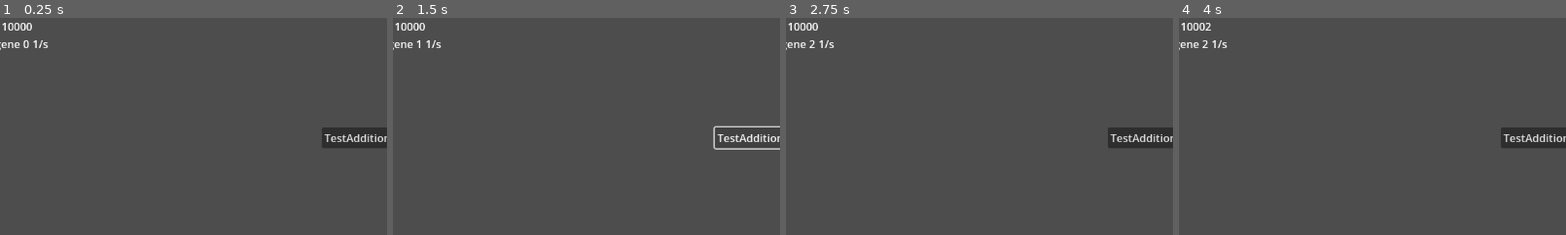
Above: before the commit, frames 1-4 (left to right).
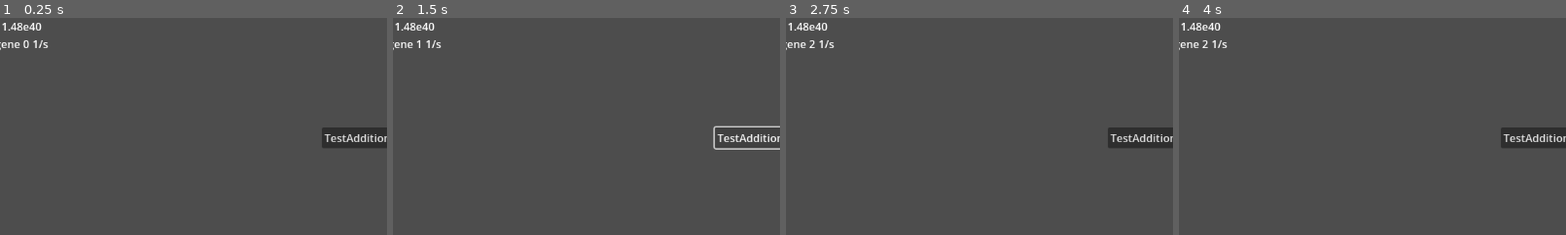
Above: after the commit, the same moments.

Repository: loquils/ASE
Game: Godot game, scene res://Design/Scenes/Game.tscn
Same seed, same stepped clock (60 frames per second), same inputs: the game is played once before the commit and once after it.
Inputs:
- Up to frame 1 (0.25 s): no input
- Up to frame 2 (1.5 s): click "Vendre Hydrogène" at 0.5 s; click "TestAddition" at 1.25 s
- Up to frame 3 (2.75 s): click "||| |||" at 2 s
- Up to frame 4 (4 s): click "Vendre Hydrogène" at 2.75 s; click "||| |||" at 3.5 s
The pictures show only the part of the screen within x 5-55%, y 0-50%; the shares and areas given below are measured in that part.

The runs differ from the first frame. In frame 1, 0.2% of the frame differs, in the area x 2-11%, y 2-6%; in frame 2, 0.2%; in frame 3, 0.2%; in frame 4, 0.2%.

Commit message:
Suite CustomNumber
Ajout methode divideByTwo
Correction méthode puissance, mais toujours un problème sur les calculs, au niveau 113 pendant 4 niveau on a un saut a e30 alors qu'on est a e17.

Diff:
--- a/Game/Classes/Atome.gd
+++ b/Game/Classes/Atome.gd
@@ -29,6 +29,7 @@
 func GetPrixAttribut(attribut):
 	var poww = attribut.CoefficientAchat.power(attribut.Niveau)
 	var prix = attribut.PrixBaseAmelio.multiply(poww)
+	#prix.prints()
 	return prix
 
 #Retourne le coefficient d'augmentation des attributs.
--- a/Game/Script/ButtonAttribut.gd
+++ b/Game/Script/ButtonAttribut.gd
@@ -4,8 +4,6 @@
 
 func _set_var(attribut):
 	Attribut = attribut
-	print("Dans attribut " + attribut.Name)
-	print(str(Attribut.Niveau) + " | " + str(Attribut.Atome.GetPrixAttribut(Attribut)))
 	$VBoxContainer/NomLabel.text = Attribut.Name
 	$VBoxContainer/Niveau.text = "Niv." + str(Attribut.Niveau)
 	$VBoxContainer/Prix.text = str(Attribut.Atome.GetPrixAttribut(Attribut)) + " C"
@@ -15,8 +13,8 @@
 	pressed.connect(RechercheClick.AttributButtonEventTrigger.bind(Attribut))
 
 func _process(delta):
-	$VBoxContainer/Niveau.text = "Niv." + Attribut.Niveau._to_string()
-	$VBoxContainer/Prix.text = Attribut.Atome.GetPrixAttribut(Attribut)._to_string() + " C"
+	$VBoxContainer/Niveau.text = "Niv." + str(Attribut.Niveau)
+	$VBoxContainer/Prix.text = str(Attribut.Atome.GetPrixAttribut(Attribut)) + " C"
 
 	if Attribut.Atome.GetPrixAttribut(Attribut).compare(RessourceManager.Coins) > 0:
 		disabled = true
--- a/Game/Script/CanvasPresentationAttributs.gd
+++ b/Game/Script/CanvasPresentationAttributs.gd
@@ -33,8 +33,6 @@
 		#On test si le bouton est disabled ou pas : donc si on a assez de tous les atomes qu'on a besoin
 		var testForOk = true
 		for priceAtomeName in Atome.AtomePriceForUnlocking:
-			RessourceManager.QuantiteesAtomes[priceAtomeName].prints()
-			Atome.AtomePriceForUnlocking[priceAtomeName].prints()
 			if RessourceManager.QuantiteesAtomes[priceAtomeName].compare(Atome.AtomePriceForUnlocking[priceAtomeName]) < 0:
 				testForOk = false
 
--- a/Game/Script/CustomNumber.gd
+++ b/Game/Script/CustomNumber.gd
@@ -4,9 +4,22 @@
 var expo
 
 func _init(deci:float = 0.0, ex:int = 0):
-	decimal = deci
-	expo = ex
-
+	decimal = float(deci)
+	expo = int(ex)
+
+	#var posDot = str(decimal).find(".")
+	#if posDot >= 1:
+	#	decimal = RoundFloat5Decimal(decimal / (10 ** (posDot - 1)))
+	#	expo += posDot - 1
+
+	#if posDot == -1:
+	#	expo += str(decimal).length() - 1
+	#	decimal = RoundFloat5Decimal(decimal / (10 ** (str(decimal).length() - 1)))
+
+	#Si on a des 0 avant la virgule, il faut les virer
+	#while str(decimal)[0] == "0":
+	#	decimal = RoundFloat5Decimal(decimal * 10)
+	#	expo -= 1
 
 #Permet d'additionner deux chiffre en notation comme on a
 func add(numberToAdd:CustomNumber):
@@ -42,8 +55,13 @@
 		if posDot >= 1:
 			newDecimal = RoundFloat5Decimal(newDecimal / (10 ** (posDot - 1)))
 			newExpo += posDot - 1
+
+		if posDot == -1:
+			newExpo += str(newDecimal).length() - 1
+			newDecimal = RoundFloat5Decimal(newDecimal / (10 ** (str(newDecimal).length() - 1)))
+
+
 	return CustomNumber.new(newDecimal, newExpo)
-
 
 #Permet de soustraire deux chiffre en notation comme on a
 func minus(numberToMinus:CustomNumber):
@@ -60,7 +78,6 @@
 
 	return CustomNumber.new(newDecimal, newExpo)
 
-
 #Permet de multiplier deux CustomNumber
 func multiply(numberMultiply:CustomNumber):
 	var newDeci = decimal * numberMultiply.decimal
@@ -75,12 +92,87 @@
 	return CustomNumber.new(newDeci, newExpo)
 
 
-func power(numberPower:CustomNumber):
-	if self.compare(numberPower) == 0:
+func power2(numberPower:CustomNumber):
+	if CustomNumber.new().compare(numberPower) == 0:
 		return CustomNumber.new(1.0)
+
+	print("Deci2 : " + str(decimal) + " Expo2 : " + str(expo))
+	print("powerDeci1 : " + str(numberPower.decimal) + " powerExpo : " + str(numberPower.expo))
 
 	var newDeci = pow(decimal, numberPower.decimal)
 	var newExpo = expo * numberPower.expo
+
+	print("newDeci20 : " + str(newDeci) + " newExpo20 : " + str(newExpo))
+
+	#Si on a plus de 1 chiffre avant la virgule, on re-arrange
+	#var posDot = str(newDeci).find(".")
+	#if posDot >= 1:
+	#	newDeci = RoundFloat5Decimal(newDeci / (10 ** (posDot - 1)))
+	#	newExpo += posDot - 1
+
+	#if posDot == -1:
+	#	newExpo += str(newDeci).length() - 1
+	#	newDeci = RoundFloat5Decimal(newDeci / (10 ** (str(newDeci).length() - 1)))
+
+	return CustomNumber.new(newDeci, newExpo)
+
+func power(numberPower:CustomNumber):
+	var yDeci = 1.0
+	var yExpo = 0
+
+	var newDeci = decimal
+	var newExpo = expo
+
+	if numberPower.compare(CustomNumber.new()) == 0:
+		return CustomNumber.new(1.0)
+
+	if numberPower.expo <= 3:
+		while numberPower.compare(CustomNumber.new(1.0)) > 0:
+			if int(numberPower.decimal * (10**numberPower.expo)) % 2 == 0:
+				newExpo *= 2
+				newDeci **= 2
+				numberPower = numberPower.divideByTwo()
+			else:
+				yDeci = newDeci * yDeci
+				yExpo = newExpo + yExpo
+				newExpo *= 2
+				newDeci **= 2
+				numberPower = numberPower.minus(CustomNumber.new(1.0)).divideByTwo()
+
+
+			#Si on a plus de 1 chiffre avant la virgule, on re-arrange
+			var posDot = str(newDeci).find(".")
+			if posDot >= 1:
+				newDeci = RoundFloat5Decimal(newDeci / (10 ** (posDot - 1)))
+				newExpo += posDot - 1
+
+
+			if posDot == -1:
+				newExpo += str(newDeci).length() - 1
+				newDeci = RoundFloat5Decimal(newDeci / (10 ** (str(newDeci).length() - 1)))
+
+	else:
+		while numberPower.compare(CustomNumber.new(1.0)) > 0:
+			var newValueForCalcul
+			if numberPower.expo >= 4:
+				newValueForCalcul = numberPower.decimal * (10**4)
+			else:
+				newValueForCalcul = numberPower.decimal * (10**(4-numberPower.expo))
+
+			if int(newValueForCalcul) % 2 == 0:
+				newExpo *= 2
+				newDeci **= 2
+				numberPower = numberPower.divideByTwo()
+			else:
+				yDeci = newDeci * yDeci
+				yExpo = newExpo + yExpo
+				newExpo *= 2
+				newDeci **= 2
+				numberPower = numberPower.minus(CustomNumber.new(1.0)).divideByTwo()
+
+
+	newExpo = yExpo + newExpo
+	newDeci = yDeci * newDeci
 
 	#Si on a plus de 1 chiffre avant la virgule, on re-arrange
 	var posDot = str(newDeci).find(".")
@@ -88,8 +180,24 @@
 		newDeci = RoundFloat5Decimal(newDeci / (10 ** (posDot - 1)))
 		newExpo += posDot - 1
 
-	return CustomNumber.new(newDeci, newExpo)
-
+	if posDot == -1:
+		newExpo += str(newDeci).length() - 1
+		newDeci = RoundFloat5Decimal(newDeci / (10 ** (str(newDeci).length() - 1)))
+
+	return CustomNumber.new(newDeci, newExpo)
+
+#Permet de diviser par 2 un custom number
+func divideByTwo():
+	var newDeci = decimal
+	var newExpo = expo
+
+	newDeci = newDeci/2.0
+	#Si on a des 0 avant la virgule, il faut les virer
+	while str(newDeci)[0] == "0":
+		newDeci = RoundFloat5Decimal(newDeci * 10)
+		newExpo -= 1
+
+	return CustomNumber.new(newDeci, newExpo)
 
 func compare(numberToCompare:CustomNumber):
 	if expo > numberToCompare.expo:
@@ -108,10 +216,10 @@
 #Permet d'afficher le nombre sous la forme 1.00e10
 #Si on est en dessous du million, affiche le chiffre normalement
 func prints():
-	if expo < 6:
-		print(str(decimal * (10**expo)))
-	else:
-		print(str(decimal) + "e" + str(expo)) #Debug
+	#if expo < 6:
+	#	print(str(decimal * (10**expo)))
+	#else:
+	print(str(decimal) + "e" + str(expo)) #Debug
 		#print(str(decimal).substr(0, 4) + "e" + str(expo))
 
 
--- a/Game/Script/Game.gd
+++ b/Game/Script/Game.gd
@@ -78,9 +78,9 @@
 	number8.multiply(number9).prints()
 
 	print("---------------Power--------------------")
-	var number10 = CustomNumber.new(2.15486, 6)
+	var number10 = CustomNumber.new(3.12, 1048)
 	number10.prints()
-	var number11 = CustomNumber.new(8.46575, 8)
+	var number11 = CustomNumber.new(2.0, 5)
 	number11.prints()
 
-	number10.power(number11).prints()
+	number10.power2(number11).prints()
--- a/Game/Script/MenuAtomes.gd
+++ b/Game/Script/MenuAtomes.gd
@@ -22,9 +22,7 @@
 #Trigger lors de l'appuie sur un bouton pour augmenter un attribut d'un atome
 func AchatAttributButtonPressed(attribut):
 	if attribut.Atome.GetPrixAttribut(attribut).compare(RessourceManager.Coins) <= 0:
-		print("AchatAttributButtonPressed 1")
-		RessourceManager.Coins = RessourceManager.Coins.minus(attribut.Atome.GetPrixAttribut(attribut)) #On a un problème soit sur le minus soit sur le GetPrixAttribut
-		print("AchatAttributButtonPressed 2")
+		RessourceManager.Coins = RessourceManager.Coins.minus(attribut.Atome.GetPrixAttribut(attribut))
 		attribut.Niveau = attribut.Niveau.add(CustomNumber.new(1.0))
-		print("AchatAttributButtonPressed 3")
 		print("Attribut " + attribut.Name + " achetée ! Niveau : " + attribut.Niveau._to_string())
+		attribut.Atome.GetPrixAttribut(attribut).prints()
--- a/Game/Script/RessourceManager.gd
+++ b/Game/Script/RessourceManager.gd
@@ -29,4 +29,4 @@
 	for atome in ListeAtomes:
 		QuantiteesAtomes[atome] = CustomNumber.new()
 
-	Coins = CustomNumber.new(1.0, 4)
+	Coins = CustomNumber.new(1.4875, 40)
